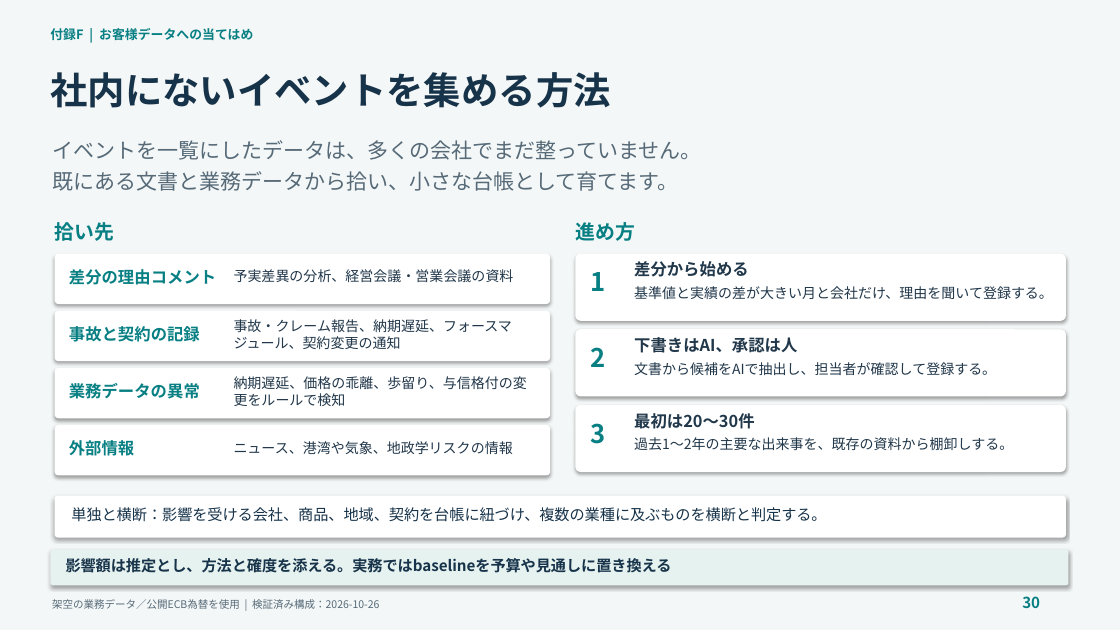
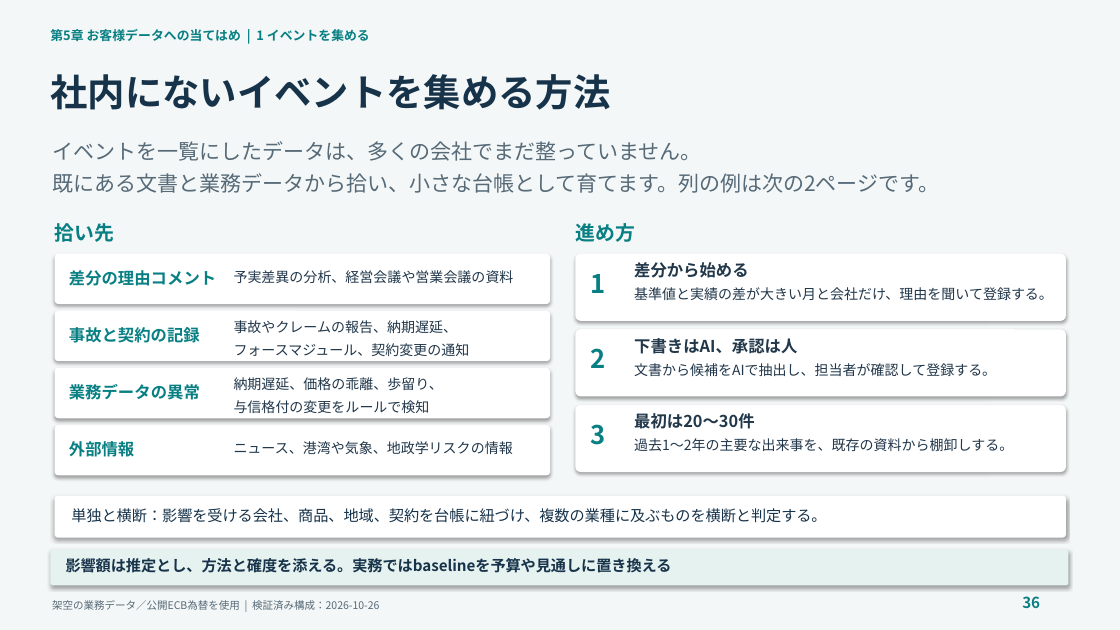
Before and after one commit to c-nova/FabricOntology_Trading, a slide deck: slide 36 of decks/TradingOntology_Demo_Presenter_Guide_JA.pptx (slide 30 before the commit). Drawn at 1120x630 pixels with LibreOffice and Linux fonts; fonts in the diff are those of the drawing. Boxes give left, top, right and bottom in pixels: in the first picture for what was removed or moved away, otherwise in the second. Text is boxed around its words. In the diff, an @@ line names an element or a change of style, - is before the commit and + after.

```diff
--- a/decks/TradingOntology_Demo_Presenter_Guide_JA.pptx
+++ b/decks/TradingOntology_Demo_Presenter_Guide_JA.pptx
@@ text at [50,29,370,41]: text changed @@
-付録F | お客様データへの当てはめ
+第5章 お客様データへの当てはめ | 1 イベントを集める
@@ text "社内にないイベントを集める方法" at [50,74,611,110]: line spacing 1 to 40pt @@
@@ text at [52,173,939,193]: text changed @@
-既にある文書と業務データから拾い、小さな台帳として育てます。
+既にある文書と業務データから拾い、小さな台帳として育てます。列の例は次の2ページです。
@@ text "1" at [590,274,605,293]: line spacing 1 to 27.5pt @@
@@ text at [234,270,514,283]: text changed @@
-予実差異の分析、経営会議・営業会議の資料
+予実差異の分析、経営会議や営業会議の資料
@@ text "事故と契約の記録" at [69,327,200,343]: line spacing 1 to 17.5pt @@
@@ text at [234,320,470,356]: text changed @@
-事故・クレーム報告、納期遅延、フォースマジュール、契約変更の通知
+事故やクレームの報告、納期遅延、
+フォースマジュール、契約変更の通知
@@ text "業務データの異常" at [69,384,200,400]: line spacing 1 to 17.5pt @@
@@ text at [234,377,443,413]: text changed @@
-納期遅延、価格の乖離、歩留り、与信格付の変更をルールで検知
+納期遅延、価格の乖離、歩留り、
+与信格付の変更をルールで検知
@@ text at [1022,596,1040,608]: text changed @@
-30
+36
```
Also in this commit, not shown: 40 other slides changed, 14 slides added, 4 slides removed, 5 other files.
